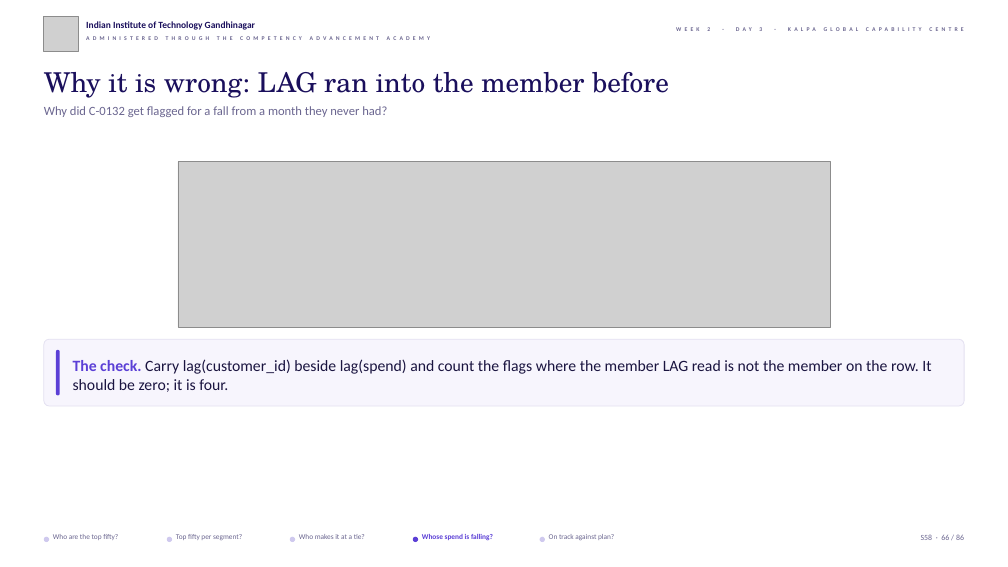
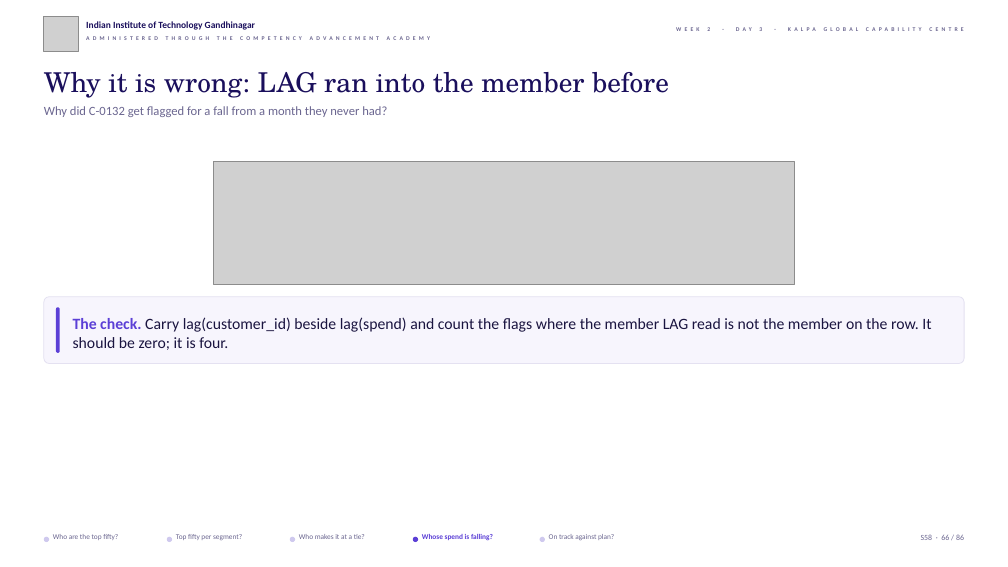
Before and after one commit to fde-academy-lab/c2-content-factory, a slide deck: slide 66 of content/W02/D3/slides/C2_W02_D03_half1_STUDENT.pptx. Drawn at 1008x567 pixels with LibreOffice and Linux fonts; fonts in the diff are those of the drawing; grey boxes stand for pictures; background and template pictures are left out. Boxes give left, top, right and bottom in pixels: in the first picture for what was removed or moved away, otherwise in the second. Text is boxed around its words. In the diff, an @@ line names an element or a change of style, - is before the commit and + after.

```diff
--- a/content/W02/D3/slides/C2_W02_D03_half1_STUDENT.pptx
+++ b/content/W02/D3/slides/C2_W02_D03_half1_STUDENT.pptx
@@ picture: place and size @@
-picture at bbox=[178, 162, 830, 327]
+picture at bbox=[213, 162, 795, 284]
@@ rounded rectangle: place and size @@
-rounded rectangle at bbox=[44, 340, 964, 406]
+rounded rectangle at bbox=[44, 296, 964, 363]
@@ rounded rectangle: place and size @@
-rounded rectangle at bbox=[56, 350, 60, 395]
+rounded rectangle at bbox=[56, 308, 60, 353]
@@ text "The check. Carry lag(customer_id) beside ...": place and size @@
-text "The check. Carry lag(customer_id) beside ..." at bbox=[73, 359, 931, 392]
+text "The check. Carry lag(customer_id) beside ..." at bbox=[73, 317, 931, 350]
```
Also in this commit, not shown: 25 other slides changed, 3 other files.
